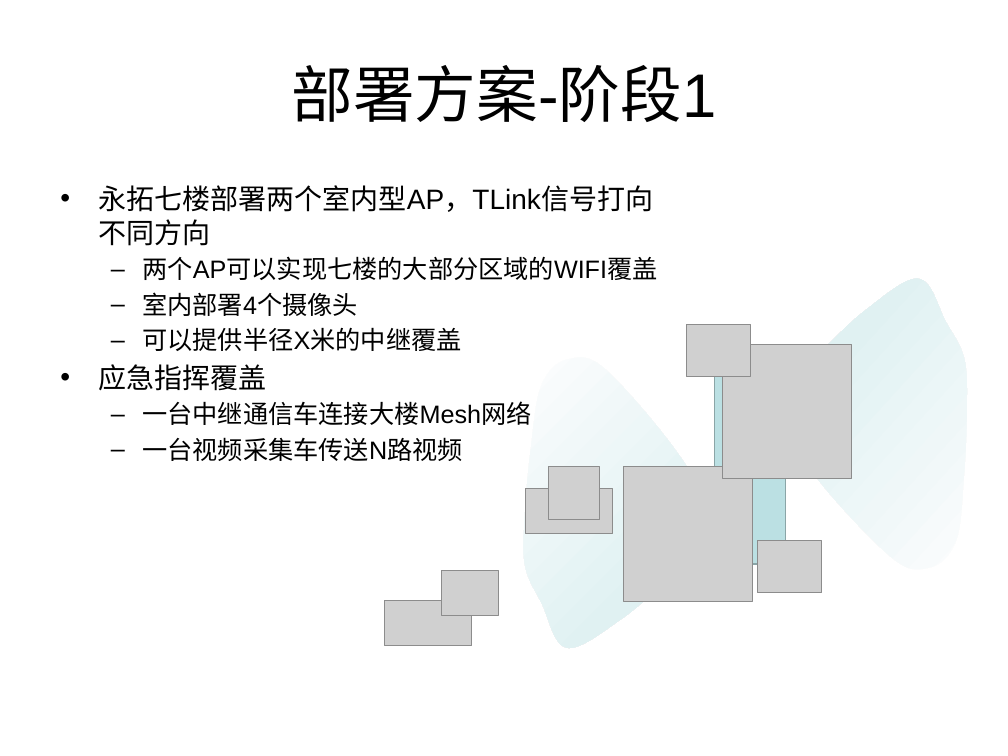
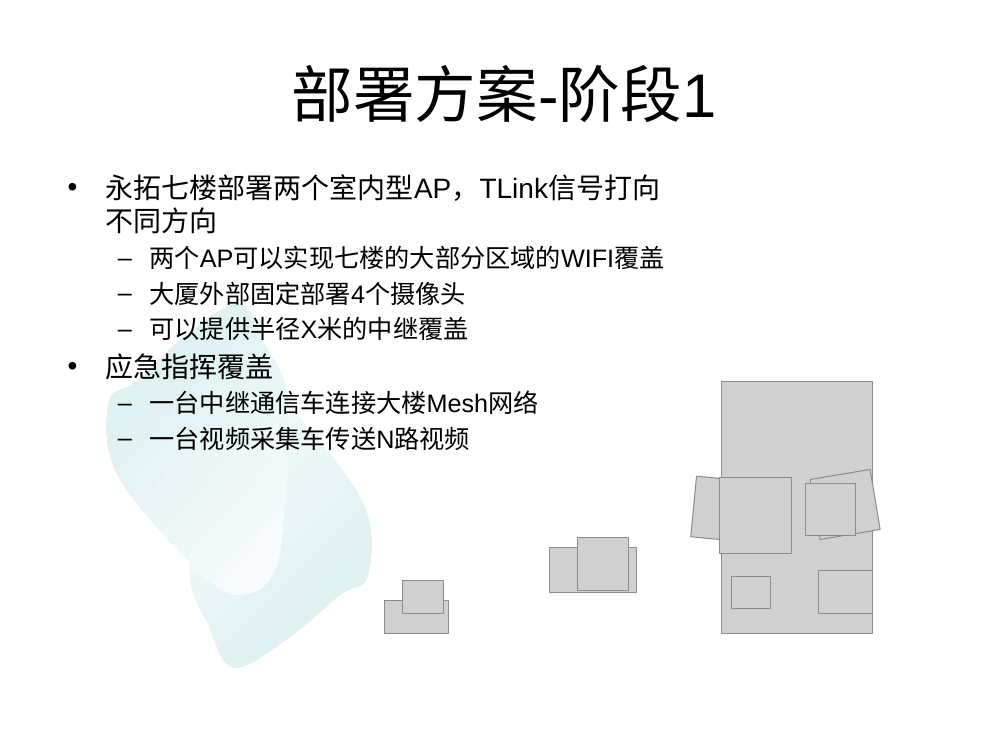
Before and after one commit to scutxieyun/Gfapiao, a slide deck: slide 9 of doc/基于Mesh的视频监控解决方案.pptx. Drawn at 1008x756 pixels with LibreOffice and Linux fonts; fonts in the diff are those of the drawing; grey boxes stand for pictures. Boxes give left, top, right and bottom in pixels: in the first picture for what was removed or moved away, otherwise in the second. Text is boxed around its words. In the diff, an @@ line names an element or a change of style, - is before the commit and + after.

```diff
--- a/doc/基于Mesh的视频监控解决方案.pptx
+++ b/doc/基于Mesh的视频监控解决方案.pptx
@@ text "永拓七楼部署两个室内型AP，TLink信号打向不同方向": place and size @@
-text "永拓七楼部署两个室内型AP，TLink信号打向不同方向" at [98,185,657,461]
+text "永拓七楼部署两个室内型AP，TLink信号打向不同方向" at [105,174,664,450]
@@ text at [149,281,465,305]: text changed @@
-  – 室内部署4个摄像头
+  – 大厦外部固定部署4个摄像头
@@ freeform shape: place and size @@
-freeform shape at [781,276,975,574]
+freeform shape at [101,302,296,601]
@@ rectangle removed at [715,358,786,564] @@
@@ picture removed at [723,344,852,479] @@
@@ freeform shape: place and size @@
-freeform shape at [523,358,705,648]
+freeform shape at [190,377,371,667]
@@ picture added at [722,382,873,634] @@
@@ picture removed at [624,467,753,602] @@
@@ picture added at [691,476,757,542] @@
@@ picture added at [720,478,792,553] @@
@@ picture added at [810,469,880,539] @@
@@ picture added at [805,483,855,535] @@
@@ picture: place and size @@
-picture at [548,467,599,520]
+picture at [578,537,628,591]
@@ picture: place and size @@
-picture at [525,489,612,534]
+picture at [549,547,636,593]
@@ picture: place and size @@
-picture at [757,540,822,593]
+picture at [402,581,444,614]
@@ picture: place and size @@
-picture at [442,571,498,616]
+picture at [731,577,770,608]
@@ picture: place and size @@
-picture at [686,325,751,377]
+picture at [818,571,872,614]
@@ picture: place and size @@
-picture at [384,601,471,646]
+picture at [384,601,448,634]
```
Also in this commit, not shown: 2 other files.
